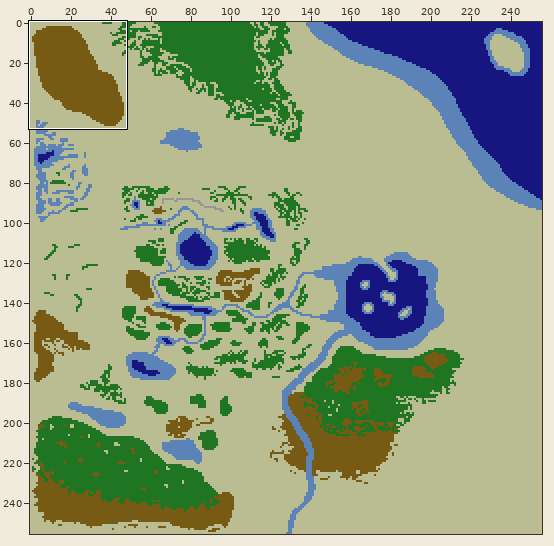
Sprite sheet -- data/missions/foobar.png. The picture above shows the old version from afar; the outline marks the close-up.
Close-up. Before the commit:
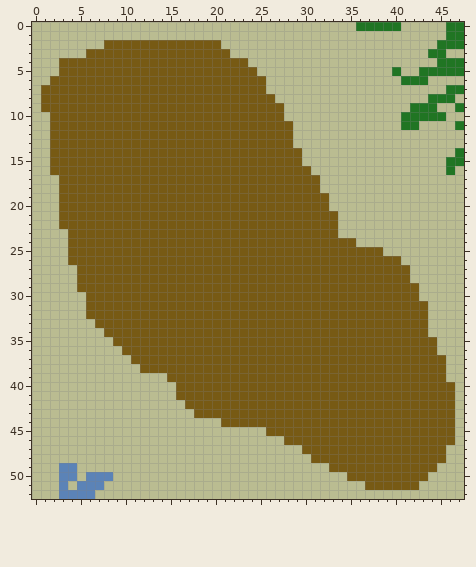
The file is 256x256 pixels. Shown: x 0..47, y 0..52.
After the commit:
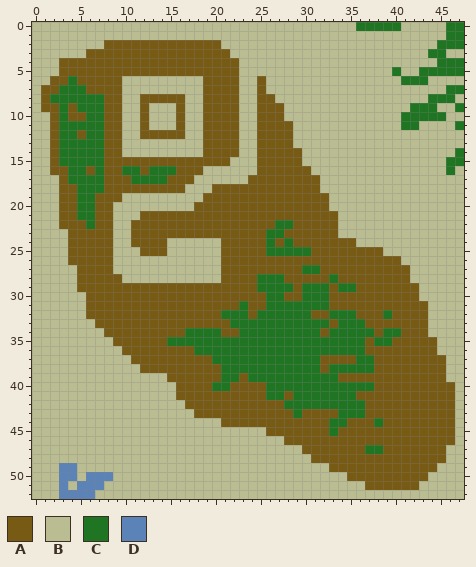
Palette (. is transparent): A #775a14  B #babc91  C #207523  D #5b83b7
Edits made:
Changed rows in their new state; - is an unchanged pixel.
first column x 2:
 4 ---------------------B-----------------
 5 ---------------------BB----------------
 6 --C-----BBBBBBBBB----BB----------------
 7 -CCC----BBBBBBBBB----BB----------------
 8 CCCCCC--BB-----BB----BB----------------
 9 -C-CCC--BB-BBB-BB----BB----------------
10 -C--CC--BB-BBB-BB----BB----------------
11 -CCCCC--BB-BBB-BB----BB----------------
12 -CC-CC--BB-----BB----BB----------------
13 -CCCCC--BBBBBBBBB----BB----------------
14 -CCCCC--BBBBBBBBB----BB----------------
15 -CCCCC--------------BBB----------------
16 --CC-C--CC-CCC---BBBBBB----------------
17 --CCCC---CCCC---BBBBBB-----------------
18 ---CCC---------BBB---------------------
19 ---CC---BBBBBBBBB----------------------
20 ---CC--BBBBBBBBB-----------------------
21 ---CC--BBB-----------------------------
22 ----C--BB----------------CC------------
23 -------BB---------------CC-------------
24 -------BB----BBBBBB-----C-C------------
25 -------BBB---BBBBBB-----CCCCC----------
26 -------BBBBBBBBBBBB--------------------
27 -------BBBBBBBBBBBB---------CC---------
28 --------BBBBBBBBBBB----CCC-----C-------
29 -----------------------CCCC-CCC-CC-----
30 ------------------------CC--CCC--------
31 ---------------------C--CCCCCCC--------
32 -------------------CCC-CCCCCC--CCC---C-
33 --------------------CCCCCCCCCCC-CCC----
34 ---------------CCCC--CCCCCCCCC-CCCCC-CC
35 -------------CCCCCCCCCCCCCCCCCCCCCC-CC-
36 ----------------CCCCCCCCCCCCCCCCCCC----
37 ------------------CCCCCCCCCCCC----CC---
38 -------------------CCCCCCCCCCC-CCCCC---
39 -------------------CC-CCCCCCCCCC-------
40 ------------------CC----CCCCCCCCCCCC---
41 ------------------------CC-CCCCCCC-----
42 --------------------------CCCCCCCCC----
43 ---------------------------C----CCC----
44 -------------------------------CC---C--
45 -------------------------------C-------
47 -----------------------------------CC--
Pixel boxes of the changes (left, top, right, bottom) in both close-ups:
changed: (50, 58, 401, 454)
